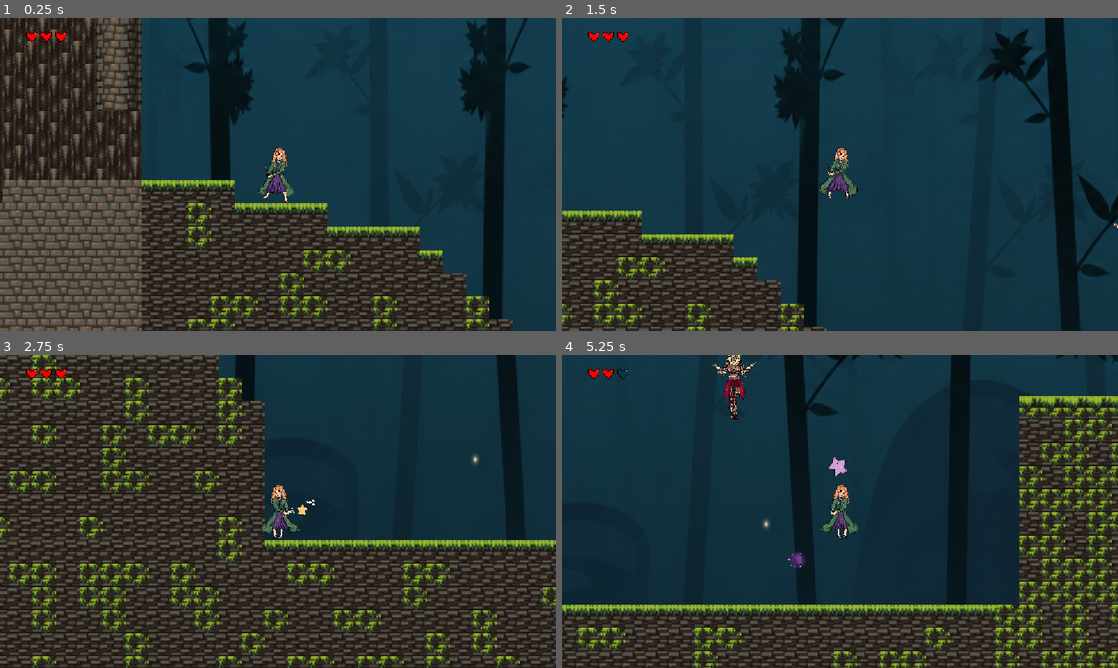
Above: before the commit, frames 1-4 (two rows, left to right).
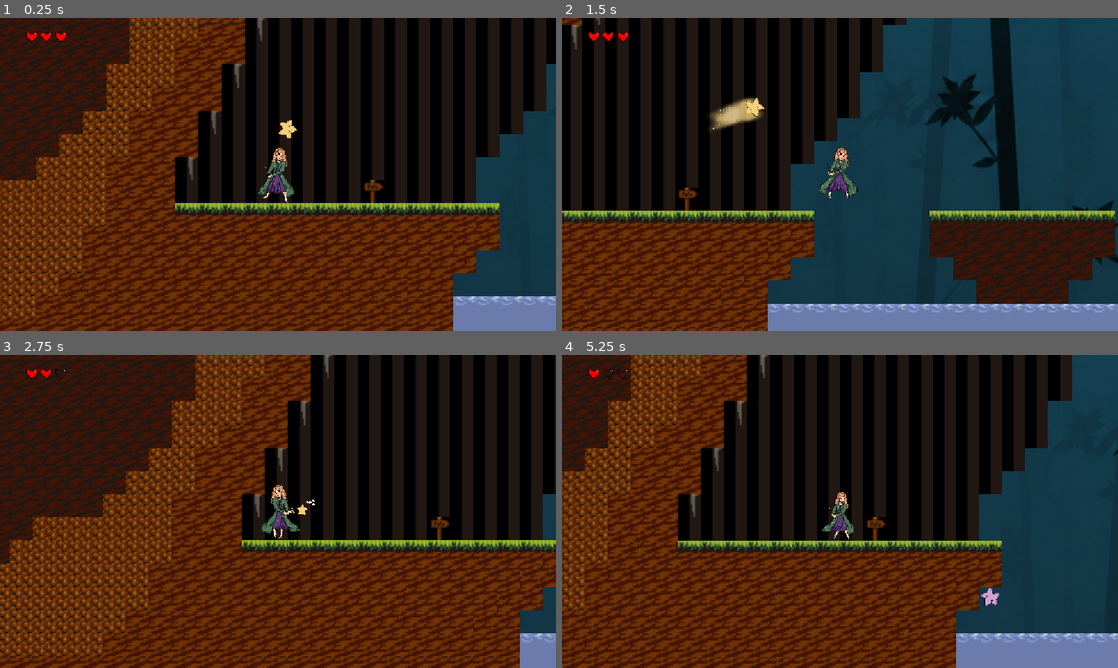
Above: after the commit, the same moments.

Repository: marist-spc/Wanderstar
Game: Godot game, scene res://level1.tscn
Same seed, same stepped clock (60 frames per second), same inputs: the game is played once before the commit and once after it.
Inputs (mouse positions are in pixels of both pictures, inside the frame that each line leads up to):
- Up to frame 1 (0.25 s): no input
- Up to frame 2 (1.5 s): tap Enter at 0.5 s; move the mouse to (962, 158) at 0.52 s; hold Right mouse button (move_star) 0.53-1.28 s; hold D (move_right) from 0.53 s (still down); tap Space (jump) at 0.77 s; move the mouse to (728, 190) at 1.27 s; click (728, 190) at 1.35 s
- Up to frame 3 (2.75 s): tap Space (jump) at 1.52 s; move the mouse to (333, 442) at 2.02 s; release D (move_right) at 2.03 s; hold A (move_left) from 2.03 s (still down); hold Q (star_return) from 2.03 s (still down)
- Up to frame 4 (5.25 s): move the mouse to (812, 574) at 2.77 s; release A (move_left) at 2.78 s; release Q (star_return) at 2.78 s; hold D (move_right) 2.78-4.28 s; tap E (swap_star) at 2.85 s; tap Space (jump) at 3.02, 3.77, 4.52 s; move the mouse to (1006, 558) at 3.52 s; hold Right mouse button (move_star) 3.53-4.28 s; move the mouse to (673, 464) at 4.27 s; hold A (move_left) 4.28-5.03 s; click (673, 464) at 4.35 s; move the mouse to (867, 511) at 5.02 s; hold D (move_right) from 5.03 s (still down); hold Q (star_return) from 5.03 s (still down)

The runs differ from the first frame. In frame 1, 88% of the frame differs, in the area x 0-100%, y 0-100%; in frame 2, 67%; in frame 3, 91%; in frame 4, 94%.

Commit message:
final ver fr ts time

Diff:
--- a/level1.tscn
+++ b/level1.tscn
@@ -46,7 +46,7 @@
 tile_map_data = PackedByteArray("AAAHABoAAgAJAAgAAAAIABoAAgAJAAgAAAAJABoAAgAJAAgAAAAKABoAAgAJAAgAAAALABoAAgAJAAgAAAAMAB …(68880 unchanged characters)…
 
 [node name="Wander" parent="." unique_id=544053539 instance=ExtResource("4_v8kj3")]
-position = Vector2(2446, 419)
+position = Vector2(183, 394)
 
 [node name="Star" parent="." unique_id=33048179 node_paths=PackedStringArray("wander") instance=ExtResource("5_crycw")]
 position = Vector2(207, 366)
